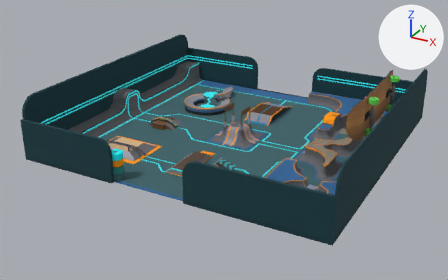
An edit to the Blender file assets/skate-park.blend, drawn before and after from the same camera.
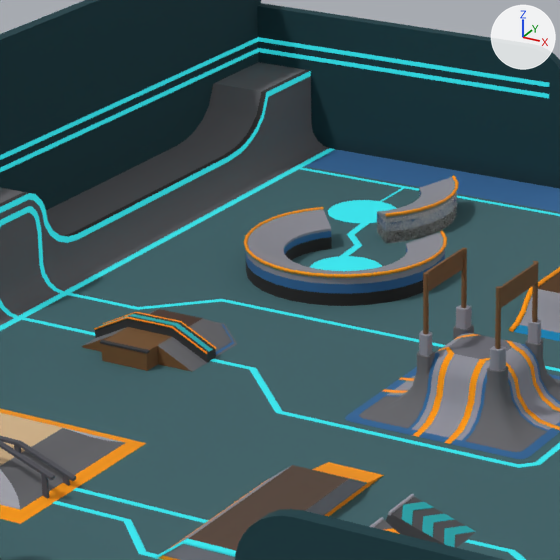
Each version appears first whole from a 50 mm camera at (131.7, -114.2, 83.0) aimed at (46.0, 41.7, 5.1), and next in a close-up on the part from 29% to 57% of the width and 17% to 62% of the height. Every picture has the same lights, and +X, +Y and +Z are marked at upper right. Objects named as collision shapes, trigger or cutter boxes, shadow casters or lower levels of detail are left out.

Script lines for the objects in view, before the commit:
```python
me_cylinder_009 = bpy.data.meshes.new('Cylinder.009')
me_cylinder_009.from_pydata(...)  # 36 vertices, 26 faces; spans x -4.44..6.65, y 2.77..8.0, z -0.4..2.15
me_cylinder_009.polygons.foreach_set('use_smooth', [True] * 26)
me_cylinder_036 = bpy.data.meshes.new('Cylinder.036')
me_cylinder_036.from_pydata(...)  # 200 vertices, 174 faces; spans x -8.0..6.7, y -8.0..8.0, z -0.4..2.2
me_cylinder_036.polygons.foreach_set('use_smooth', [True] * 174)
me_cylinder_036.materials.append(mat_dcl_piratespack)
me_cylinder_061 = bpy.data.meshes.new('Cylinder.061')
me_cylinder_061.from_pydata(...)  # 72 vertices, 62 faces; spans x -4.44..6.65, y 2.77..8.0, z -0.4..2.15
me_cylinder_061.polygons.foreach_set('use_smooth', [True] * 62)
me_cylinder_061.materials.append(mat_dcl_piratespack)
ob_grindcurve_01 = bpy.data.objects.new('grindcurve.01', me_cylinder_036)
ob_grindcurve_01.location = (25.85, 65.8, 4.7)
ob_grindcurve_01.rotation_euler = (0.0, 0.0, 8.029)  # degrees (0, 0, 100)
ob_grindcurve_01_curve = bpy.data.objects.new('grindcurve.01_curve', me_cylinder_009)
ob_grindcurve_01_curve.location = (20.16, 78.42, 4.35)
ob_grindcurve_01_curve.rotation_euler = (0.0, 0.0, 11.17)  # degrees (0, 0, 280)
ob_grindcurve_02 = bpy.data.objects.new('grindcurve.02', me_cylinder_061)
ob_grindcurve_02.location = (20.16, 78.42, 4.7)
ob_grindcurve_02.rotation_euler = (0.0, 0.0, 11.17)  # degrees (0, 0, 280)
# also in view: 'grindcurve.003' at (25.8, 64.7, 6.8); 'wall.west.013' at (1.0, 48.3, 13.5); 'wall.south.014' at (75.4, 3.5, 10.4); 'decal.ramp.branches' at (37.7, 21.3, 4.4); 'dropin-pillar.01.flag' at (47.9, 47.0, 12.5)
```
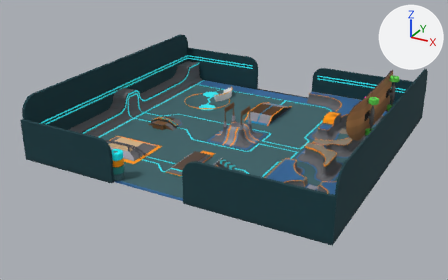
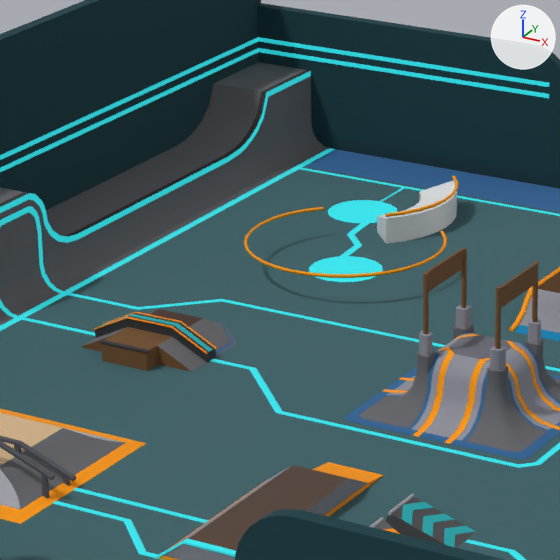
The change in detail:
Object 'grindcurve.01' (ob_grindcurve_01) is now hidden.
Object 'grindcurve.02' (ob_grindcurve_02) is now hidden.

Boxes [x1, y1, x2, y2] around the edits, measured in the close-ups (560 x 560 px):
'grindcurve.01', hidden: before [246, 209, 445, 306]
'grindcurve.02', hidden: before [377, 177, 457, 243]
'grindcurve.01_curve', unchanged, uncovered by the edit: before [377, 191, 457, 244]; after [377, 180, 457, 244]
